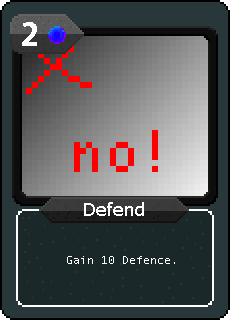
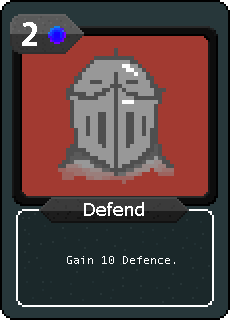
Before/after of a 230px x 320px layered artwork. What changed in the layer stack:
renamed "New layer #1" to "defendart.png copy", painted on it over [22, 36, 208, 196]
